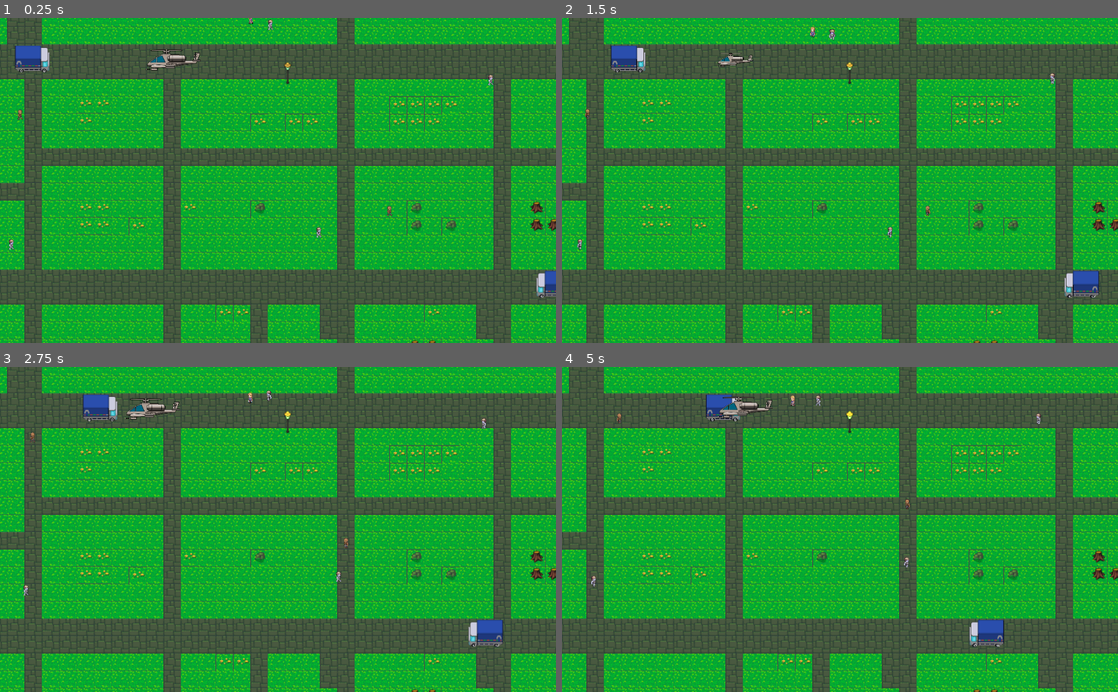
Above: before the commit, frames 1-4 (two rows, left to right).
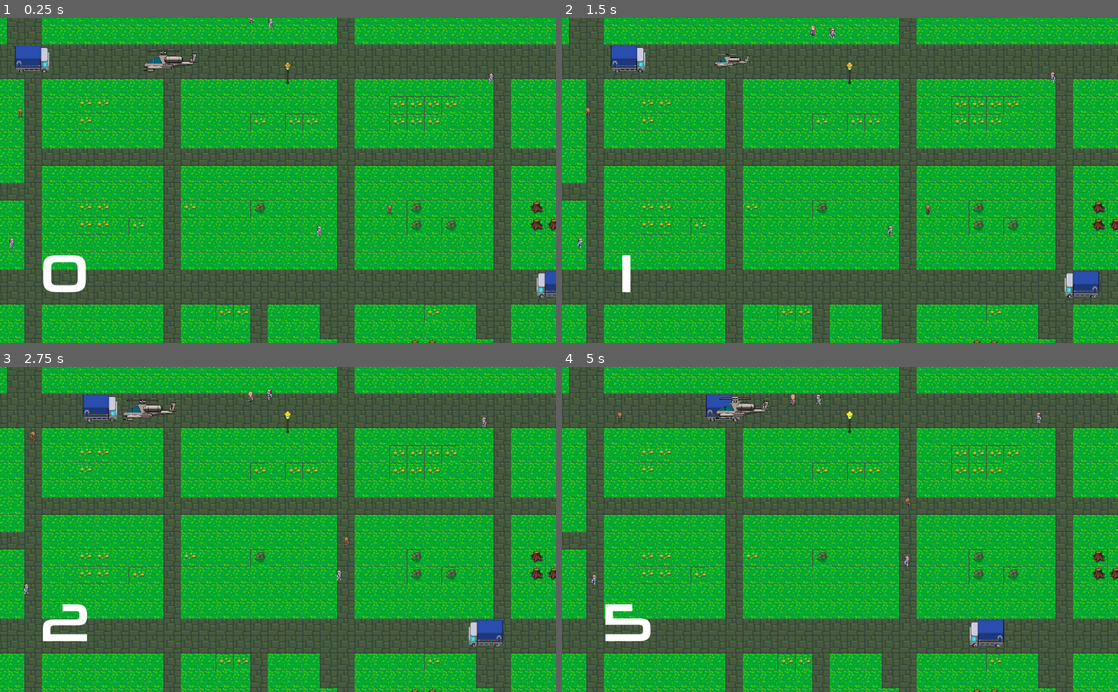
Above: after the commit, the same moments.

Repository: jesusadadfilho/gamejam
Game: Godot game, scene res://scenes/level1.tscn
Two runs of this game, one before a commit and one after it. Both use one fixed random seed, a clock stepped at 60 frames per second and the inputs below.
Inputs:
- Up to frame 1 (0.25 s): no input
- Up to frame 2 (1.5 s): hold Space (aterisar) 0.53-1.28 s; hold Right (ui_right) from 0.53 s (still down); tap Up (ui_up) at 0.77 s; tap Space (aterisar) at 1.35 s
- Up to frame 3 (2.75 s): tap Up (ui_up) at 1.52 s; release Right (ui_right) at 2.03 s; hold Left (ui_left) from 2.03 s (still down); hold Space (aterisar) from 2.03 s (still down)
- Up to frame 4 (5 s): release Left (ui_left) at 2.78 s; release Space (aterisar) at 2.78 s; hold Right (ui_right) 2.78-4.28 s; tap Space (aterisar) at 2.85, 4.35 s; tap Up (ui_up) at 3.02, 3.77, 4.52 s; hold Space (aterisar) 3.53-4.28 s; hold Left (ui_left) from 4.28 s (still down)

The runs differ from the first frame. In frame 1, 1.0% of the frame differs, in the area x 1-89%, y 0-85%; in frame 2, 0.5%; in frame 3, 1.0%; in frame 4, 1.0%.

Commit message:
counter to restart game

Diff:
--- a/scenes/Pessoa.tscn
+++ b/scenes/Pessoa.tscn
@@ -115,8 +115,7 @@
 "values": [ Vector2( 0.1, 0.1 ), Vector2( 0.3, 0.3 ), Vector2( 0.35, 0.35 ) ]
 }
 
-[sub_resource type="Animation" id=6]
-resource_name = "parado"
+[sub_resource type="Animation" id=7]
 length = 0.1
 loop = true
 tracks/0/type = "value"
@@ -145,7 +144,7 @@
 }
 
 [node name="Pessoa" type="KinematicBody2D"]
-position = Vector2( -8.00369, -6.77941 )
+position = Vector2( -6.55394, -6.77941 )
 scale = Vector2( 0.5, 0.5 )
 script = ExtResource( 1 )
 __meta__ = {
@@ -154,7 +153,7 @@
 
 [node name="CollisionShape2D" type="CollisionShape2D" parent="."]
 position = Vector2( -1.02169, -1.36225 )
-scale = Vector2( 0.6, 1.08 )
+scale = Vector2( 2, 3 )
 shape = SubResource( 1 )
 __meta__ = {
 "_edit_group_": true
@@ -168,20 +167,20 @@
 texture = ExtResource( 2 )
 
 [node name="Sprite" type="Sprite" parent="."]
-position = Vector2( -0.890469, -8 )
-scale = Vector2( 0.8, 0.798409 )
+position = Vector2( 0.352174, -12.7635 )
+scale = Vector2( 0.994163, 1.49092 )
 texture = ExtResource( 3 )
 vframes = 21
 hframes = 6
-frame = 64
+frame = 51
 
 [node name="AnimationPlayer" type="AnimationPlayer" parent="."]
 anims/costa = SubResource( 2 )
 anims/direita = SubResource( 3 )
 anims/esquerda = SubResource( 4 )
 anims/front = SubResource( 5 )
-anims/morrer = SubResource( 7 )
-anims/parado = SubResource( 6 )
+anims/morrer = SubResource( 6 )
+anims/parado = SubResource( 7 )
 
 [node name="time" type="Timer" parent="."]
 wait_time = 2.0
--- a/scenes/level1.tscn
+++ b/scenes/level1.tscn
@@ -6,6 +6,12 @@
 [ext_resource path="res://scenes/carro.tscn" type="PackedScene" id=4]
 [ext_resource path="res://assets/imgs/itens/roda.png" type="Texture" id=5]
 [ext_resource path="res://scenes/poste.tscn" type="PackedScene" id=6]
+[ext_resource path="res://assets/fonts/font.ttf" type="DynamicFontData" id=7]
+
+[sub_resource type="DynamicFont" id=1]
+size = 100
+use_mipmaps = true
+font_data = ExtResource( 7 )
 
 [node name="main" type="Node2D"]
 position = Vector2( 493.169, 294.532 )
@@ -29,7 +35,7 @@
 autostart = true
 
 [node name="nave" parent="." instance=ExtResource( 3 )]
-position = Vector2( -175.079, -217.951 )
+position = Vector2( -181.079, -215.951 )
 z_index = 10
 
 [node name="itens" type="Node" parent="."]
@@ -48,6 +54,7 @@
 texture = ExtResource( 5 )
 
 [node name="postes" type="Node" parent="."]
+editor/display_folded = true
 
 [node name="Poste" parent="postes" instance=ExtResource( 6 )]
 position = Vector2( 528.576, 101.312 )
@@ -57,5 +64,21 @@
 z_index = 1
 
 [node name="tempo" type="Timer" parent="."]
+
+[node name="Control" type="Control" parent="."]
+margin_left = 566.885
+margin_top = -497.29
+margin_right = 606.885
+margin_bottom = -457.29
+
+[node name="label_count" type="Label" parent="Control"]
+anchor_right = 0.48
+margin_left = -986.387
+margin_top = 609.788
+margin_right = -915.587
+margin_bottom = 729.788
+custom_fonts/font = SubResource( 1 )
+text = "0"
+align = 1
 [connection signal="timeout" from="mob_time" to="." method="_on_mob_time_timeout"]
 [connection signal="pousar" from="nave" to="." method="_on_nave_pousar"]
--- a/scripts/main.gd
+++ b/scripts/main.gd
@@ -2,17 +2,34 @@
 
 signal uptdate_map
 onready var pessoa  = preload("res://scenes/pessoa.tscn")
+onready var label_count = get_node("Control/label_count")
 onready var nav = $nav
 onready var map = $nav/map
 var pessoas = []
 var avisarfuga =  false
+var time_start = 0
+var time_now = 0
 
 
 func _ready():
+	time_start = OS.get_unix_time()
 	randomize()
 	gerarPessoasMapa()
 	set_process_input(true)
 	set_process(true)
+
+
+func _process(delta):
+	## Funcao para reiniciar o game quando o tempo chega em 30 segundos
+	time_now = OS.get_unix_time()
+	var elapsed = time_now - time_start
+	var minutes = elapsed / 60
+	var seconds = elapsed % 60
+	var str_elapsed = "%02d : %02d" % [minutes, seconds]
+	label_count.set_text(str(seconds))
+	if seconds == 31:
+		get_tree().reload_current_scene()
+
 
 func gerarPessoasMapa():
 	var ponto = $center
@@ -26,9 +43,11 @@
 		m.setAnimDirection()
 
 func _on_nave_pousar(nave):
+
 	if not pessoas.empty():
+
 		for pes in pessoas:
-			pes. goal =  $nave.position
+			pes.goal =  $nave.position
 			pes.avisarFuga()
 
 func removePessoa():
--- a/scripts/nave.gd
+++ b/scripts/nave.gd
@@ -58,9 +58,5 @@
 func _ready():
 	pass
 
-
-
-
-
 func _on_Timer_timeout():
 	$AudioStreamPlayer.play()
--- a/scripts/world.gd
+++ b/scripts/world.gd
@@ -1,13 +1,18 @@
 extends Node2D
 
-# Declare member variables here. Examples:
-# var a = 2
-# var b = "text"
+var time_start = 0
+var time_now = 0
 
-# Called when the node enters the scene tree for the first time.
 func _ready():
-	pass # Replace with function body.
+	time_start = OS.get_unix_time()
+	print(time_start)
+	set_process(true)
 
-# Called every frame. 'delta' is the elapsed time since the previous frame.
-#func _process(delta):
-#	pass
+
+func _process(delta):
+	time_now = OS.get_unix_time()
+	var elapsed = time_now - time_start
+	var minutes = elapsed / 60
+	var seconds = elapsed % 60
+	var str_elapsed = "%02d : %02d" % [minutes, seconds]
+	print("elapsed:", str_elapsed )
Binary file added: assets/fonts/font.ttf
Binary file added: assets/fonts/font140.sv.png
Not shown, added: assets/fonts/font140.sv.png.import
Binary file added: assets/fonts/font160.fnt
Not shown, added: scenes/1.png.import
Not shown: 1 places in scenes/Pessoa.tscn that only renumber resources
Not shown: 1 places in scenes/level1.tscn that only renumber resources
Not shown, added: assets/fonts/font160.inc
